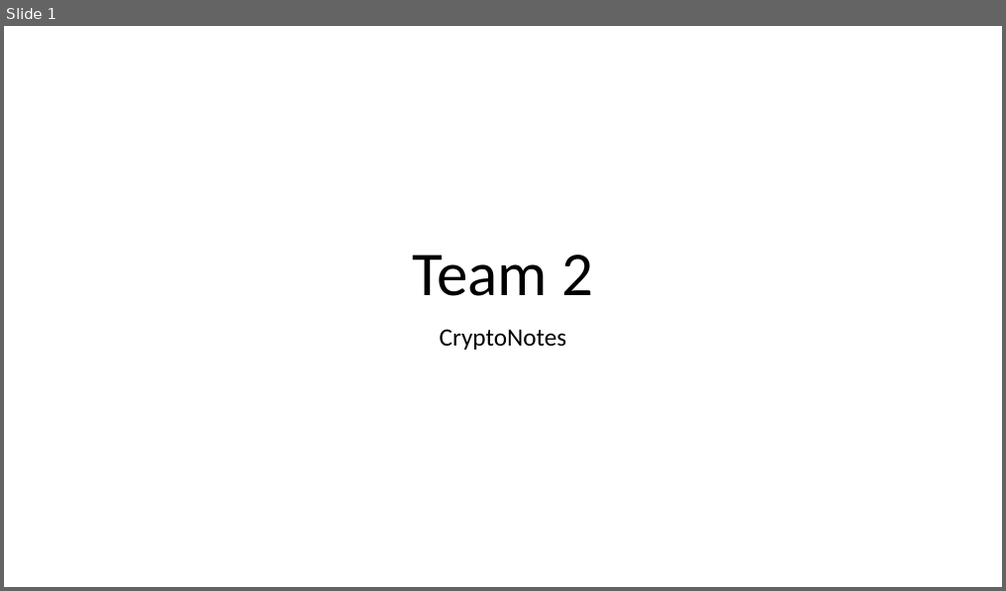
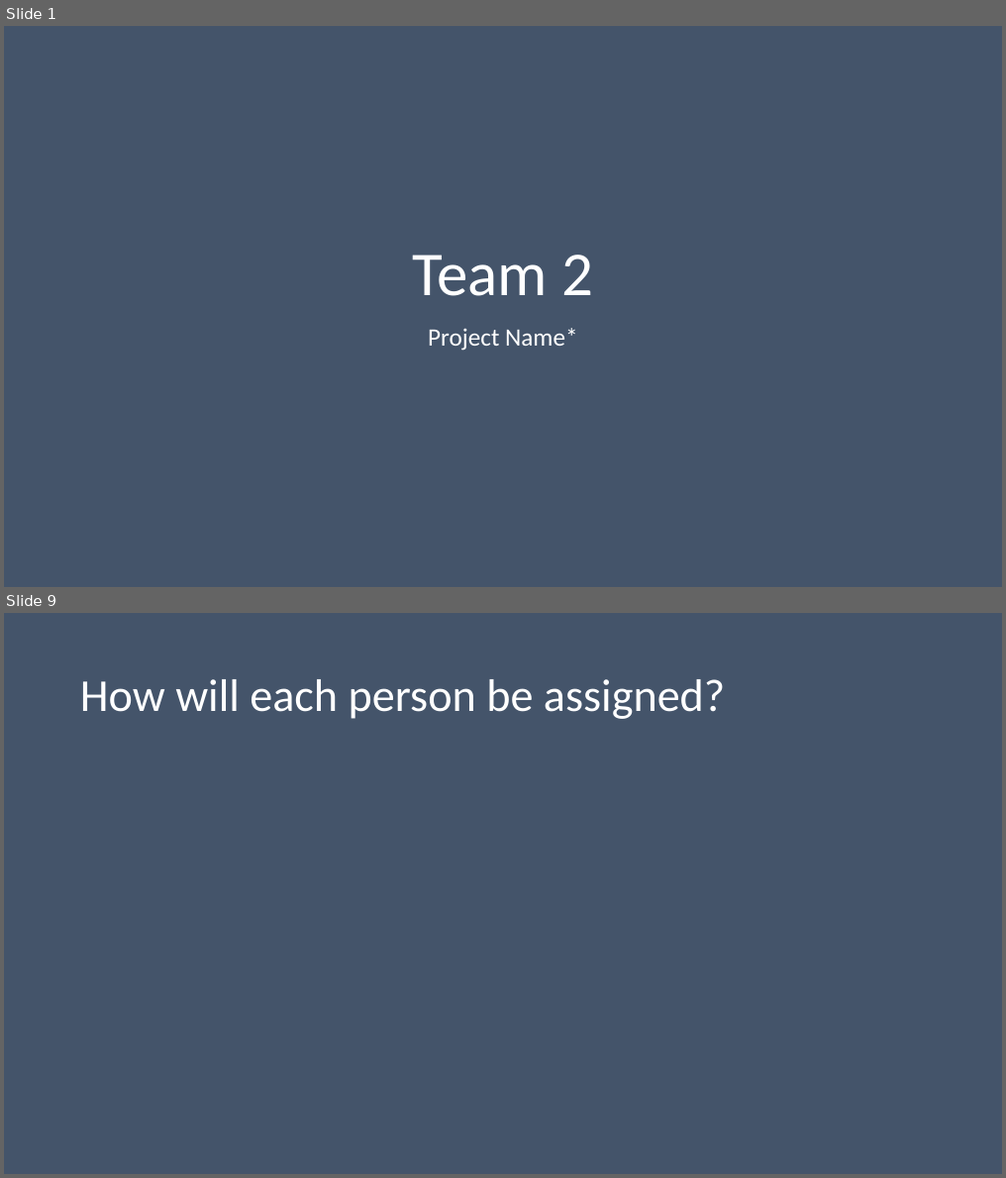
Before and after one commit to Dwaddle26/EncryptNotes, a slide deck: Team_2_Presentation_1.pptx. Shown one above the other, each under a label of ours: slide 1 before the commit, slides 1 and 9 after it; the slides between them are not shown. The pictures are 1006x591 and 1006x1178 pixels, drawn with LibreOffice and Linux fonts; fonts in the diff are those of the drawing. Boxes give left, top, right and bottom in pixels: in the first picture for what was removed or moved away, otherwise in the second. Text is boxed around its words. In the diff, an @@ line names an element or a change of style, - is before the commit and + after.

Commit message:
Updated Progress Presentation
I added some text and titles to the slide. Also, Changed to BG Color.

```diff
--- a/Team_2_Presentation_1.pptx
+++ b/Team_2_Presentation_1.pptx
@@ slide 9 added at (x1=4, y1=613, x2=1002, y2=1174), background #44546A @@
@@ title added at (x1=80, y1=679, x2=725, y2=719), 44 pt, text #FFFFFF @@
+How will each person be assigned?
@@ slide 1 changed as well @@
@@ background #FFFFFF to #44546A @@
@@ title "Team 2" at (x1=412, y1=255, x2=593, y2=296): text colour #000000 to #FFFFFF @@
@@ subtitle at (x1=428, y1=328, x2=578, y2=351): text changed; text colour #000000 to #FFFFFF @@
-CryptoNotes
+Project Name*
```
Also in this commit, not shown: 8 other slides added, 9 slides removed.
